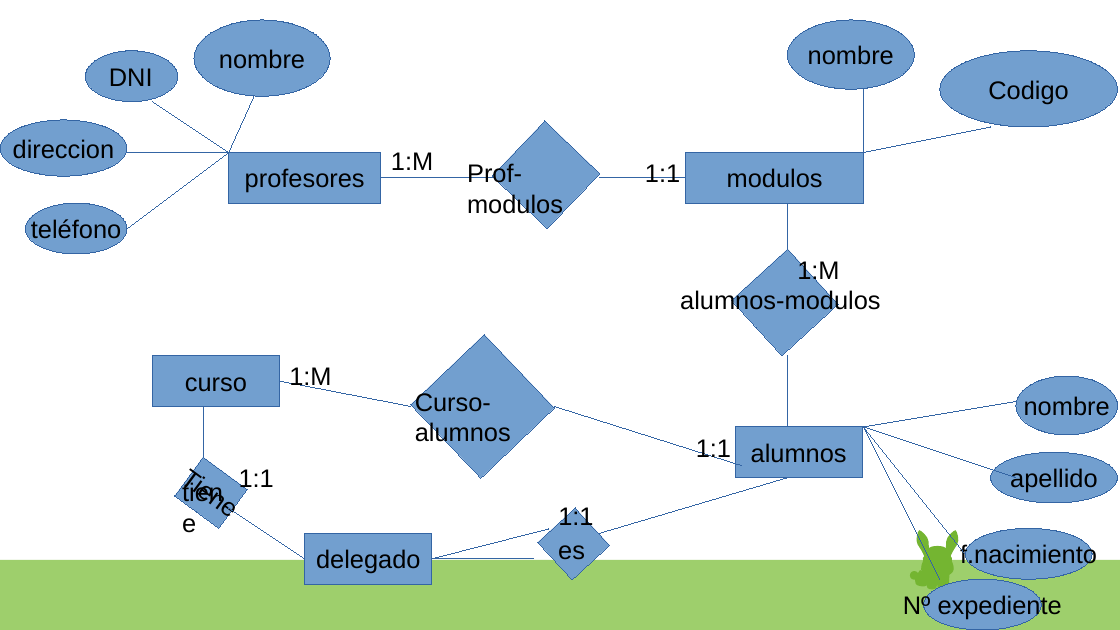
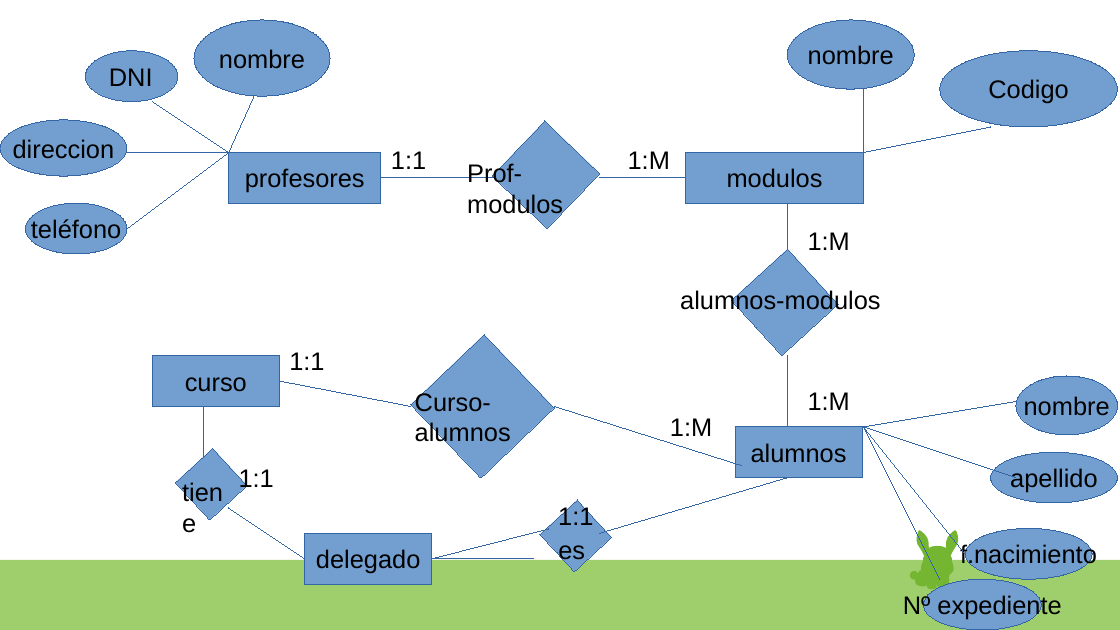
Before and after one commit to aka-leonel/basesDeDatos, a slide deck: slide 3 of unidad2/acividad laboratorio U2.pptx. Drawn at 1120x630 pixels with LibreOffice and Linux fonts; fonts in the diff are those of the drawing. Boxes give left, top, right and bottom in pixels: in the first picture for what was removed or moved away, otherwise in the second. Text is boxed around its words. In the diff, an @@ line names an element or a change of style, - is before the commit and + after.

```diff
--- a/unidad2/acividad laboratorio U2.pptx
+++ b/unidad2/acividad laboratorio U2.pptx
@@ text "1:1": place and size @@
-text "1:1" at (645, 164, 680, 182)
+text "1:1" at (391, 151, 426, 169)
@@ text "1:M": place and size @@
-text "1:M" at (391, 152, 433, 170)
+text "1:M" at (628, 151, 670, 169)
@@ text "1:M" rewrapped from (797, 259, 839, 284) to (808, 232, 850, 250) @@
@@ text "1:1" rewrapped from (696, 439, 731, 462) to (289, 352, 324, 370) @@
@@ text "1:M" rewrapped from (289, 367, 331, 391) to (670, 418, 712, 436) @@
@@ text added at (808, 392, 850, 410), 18 pt, text #000000 @@
+1:M
@@ rectangle added at (175, 449, 247, 521), fill #729FCF, outline #3465A4 0 pt @@
@@ rectangle removed at (175, 457, 248, 528) @@
-Tiene
@@ rectangle: place and size @@
-rectangle at (538, 508, 610, 580)
+rectangle at (540, 500, 612, 572)
```
Also in this commit, not shown: 4 other slides changed.
